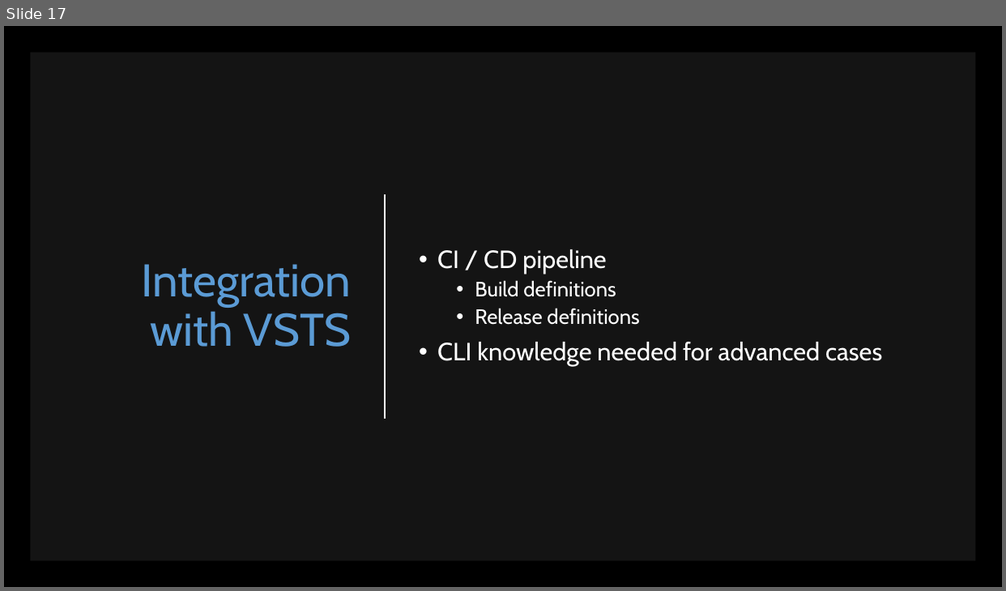
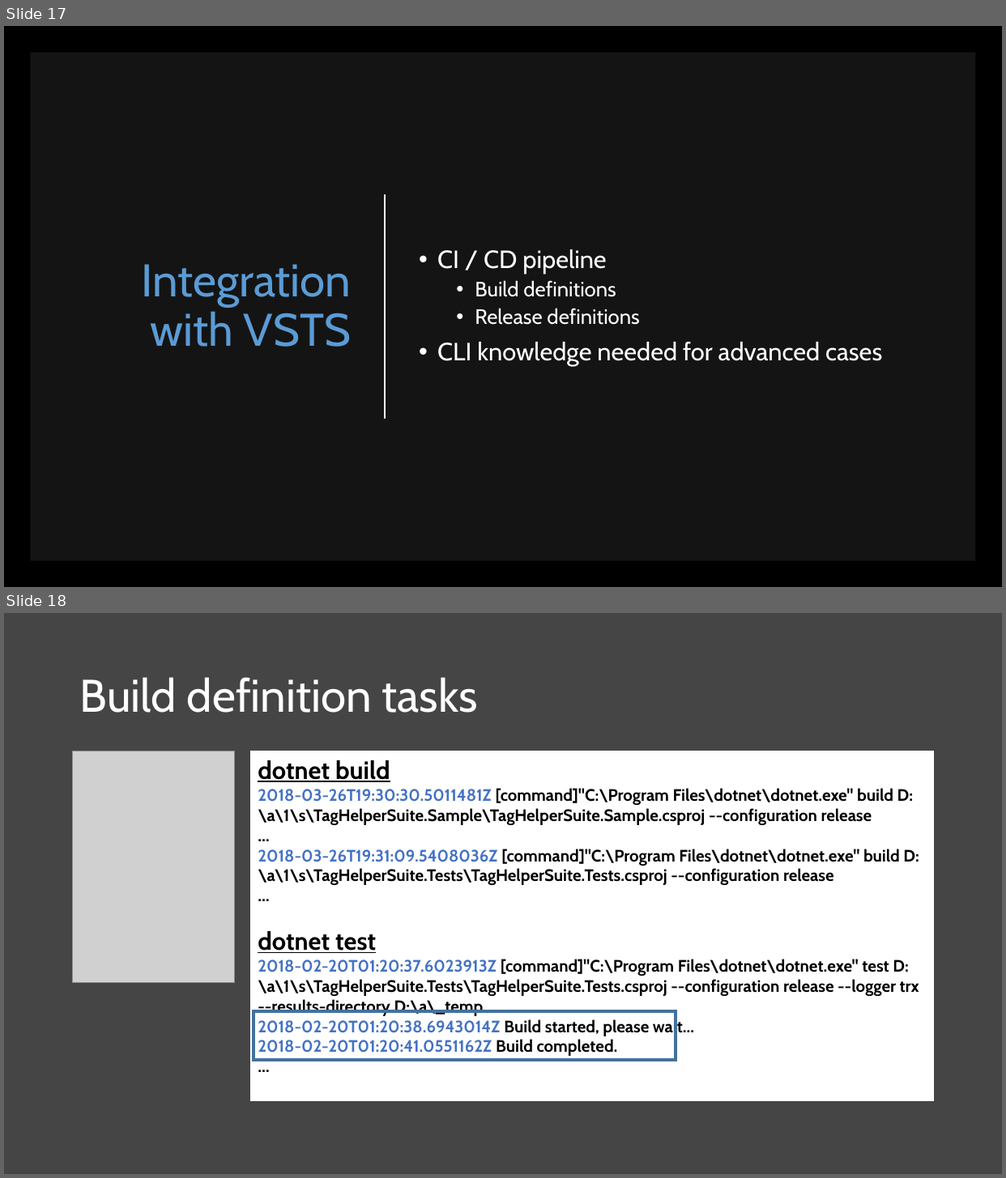
Before and after one commit to scottaddie/slide-decks, a slide deck: Tour de .NET Core CLI.pptx. Shown one above the other, each under a label of ours: slide 17 before the commit, slides 17 and 18 after it. The pictures are 1006x591 and 1006x1178 pixels, drawn with LibreOffice and Linux fonts; fonts in the diff are those of the drawing; grey boxes stand for pictures. Boxes give left, top, right and bottom in pixels: in the first picture for what was removed or moved away, otherwise in the second. Text is boxed around its words. In the diff, an @@ line names an element or a change of style, - is before the commit and + after.

```diff
--- a/Tour de .NET Core CLI.pptx
+++ b/Tour de .NET Core CLI.pptx
@@ slide 18 added at (4,613,1002,1174), background #454545 @@
@@ title added at (80,677,478,713), 44 pt, text #FFFFFF @@
+Build definition tasks
@@ picture added at (73,752,236,983) @@
@@ table added at (250,752,933,1098), 1 rows, 1 columns @@
+dotnet build / 2018-03-26T19:30:30.5011481Z [command]"C:\Program Files\dotnet\dotnet.exe" build D:\a\1\s\TagHelperSuite.Sample\TagHelperSuite.Sample.csproj --configuration release / … / 2018-03-26T19:31:09.5408036Z [command]"C:\Program Files\dotnet\dotnet.exe" build D:\a\1\s\TagHelperSuite.Tests\TagHelperSuite.Tests.csproj --configuration release / … / dotnet test / 2018-02-20T01:20:37.6023913Z [command]"C:\Program Files\dotnet\dotnet.exe" test D:\a\1\s\TagHelperSuite.Tests\TagHelperSuite.Tests.csproj --configuration release --logger trx --results-directory D:\a\_temp / 2018-02-20T01:20:38.6943014Z Build started, please wait... / 2018-02-20T01:20:41.0551162Z Build completed. / …
@@ rectangle added at (253,1012,675,1060), outline #43739E 3 pt @@
```
Also in this commit, not shown: 1 other slide added, 1 slide removed.
